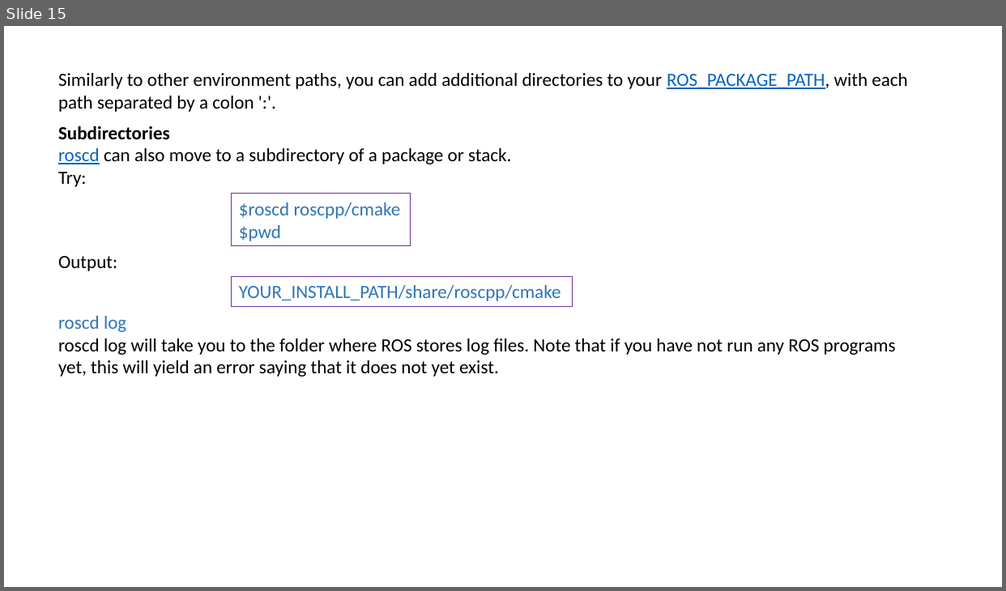
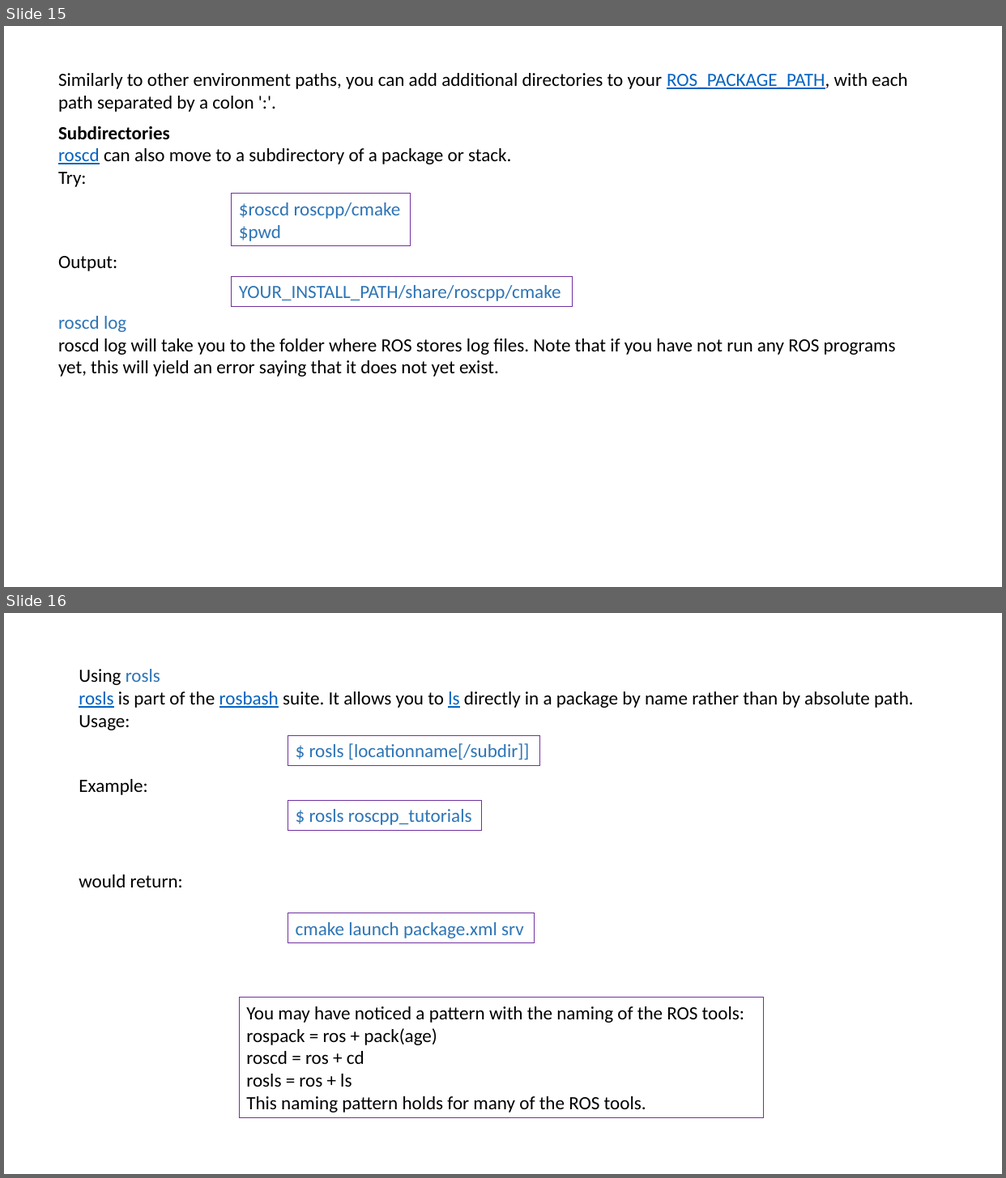
Before and after one commit to vishal-kit/ROS_Lec_1, a slide deck: ROS lec 1.pptx. Shown one above the other, each under a label of ours: slide 15 before the commit, slides 15 and 16 after it. The pictures are 1006x591 and 1006x1178 pixels, drawn with LibreOffice and Linux fonts; fonts in the diff are those of the drawing. Boxes give left, top, right and bottom in pixels: in the first picture for what was removed or moved away, otherwise in the second. Text is boxed around its words. In the diff, an @@ line names an element or a change of style, - is before the commit and + after.

```diff
--- a/ROS lec 1.pptx
+++ b/ROS lec 1.pptx
@@ slide 16 added at <box>4,613,1002,1174</box>, background #FFFFFF @@
@@ text added at <box>79,669,914,730</box>, 18 pt, text #000000 @@
+Using rosls
+rosls is part of the rosbash suite. It allows you to ls directly in a package by name rather than by absolute path.
+Usage:
@@ rectangle added at <box>288,736,540,766</box>, outline #7030A0 0.75 pt, 18 pt, text #2E75B6 @@
+$ rosls [locationname[/subdir]]
@@ text added at <box>79,779,147,795</box>, 18 pt, text #000000 @@
+Example:
@@ rectangle added at <box>288,800,482,830</box>, outline #7030A0 0.75 pt, 18 pt, text #2E75B6 @@
+$ rosls roscpp_tutorials
@@ text added at <box>79,875,183,888</box>, 18 pt, text #000000 @@
+would return:
@@ rectangle added at <box>288,914,534,943</box>, outline #7030A0 0.75 pt, 18 pt, text #2E75B6 @@
+cmake launch package.xml srv
@@ rectangle added at <box>239,998,764,1119</box>, outline #7030A0 0.75 pt, 18 pt, text #000000 @@
+You may have noticed a pattern with the naming of the ROS tools:
+rospack = ros + pack(age)
+roscd = ros + cd
+rosls = ros + ls
+This naming pattern holds for many of the ROS tools.
```
Also in this commit, not shown: 1 slide changed, 1 other slide added.
